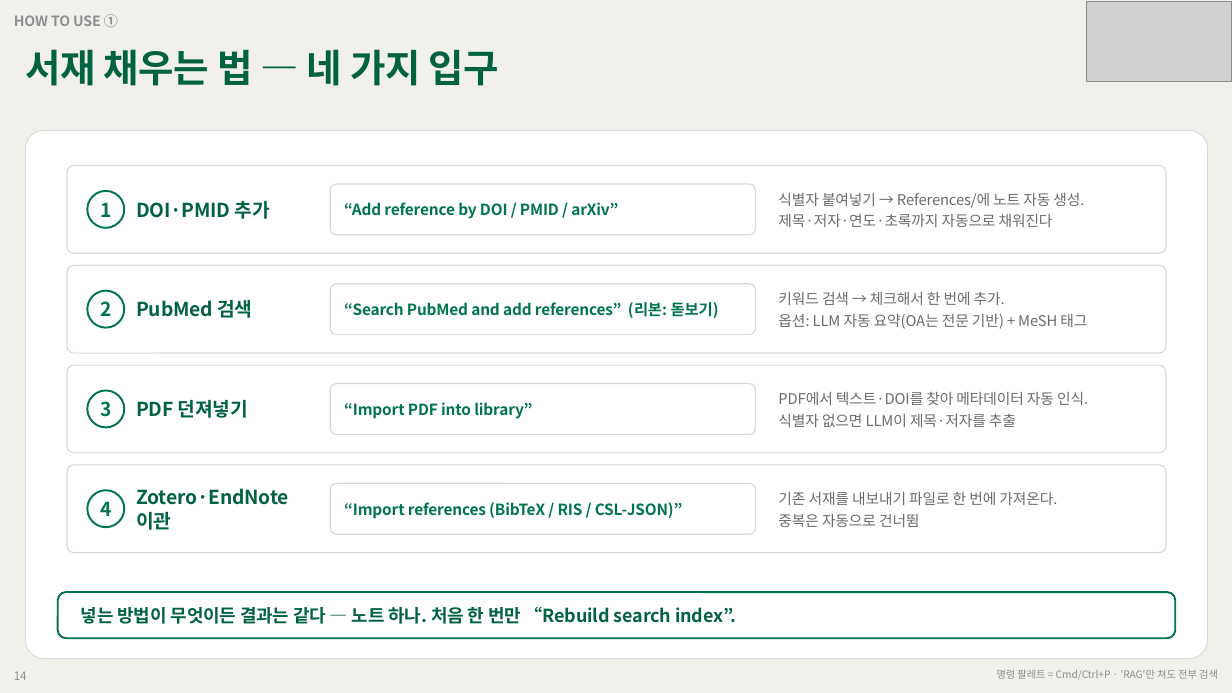
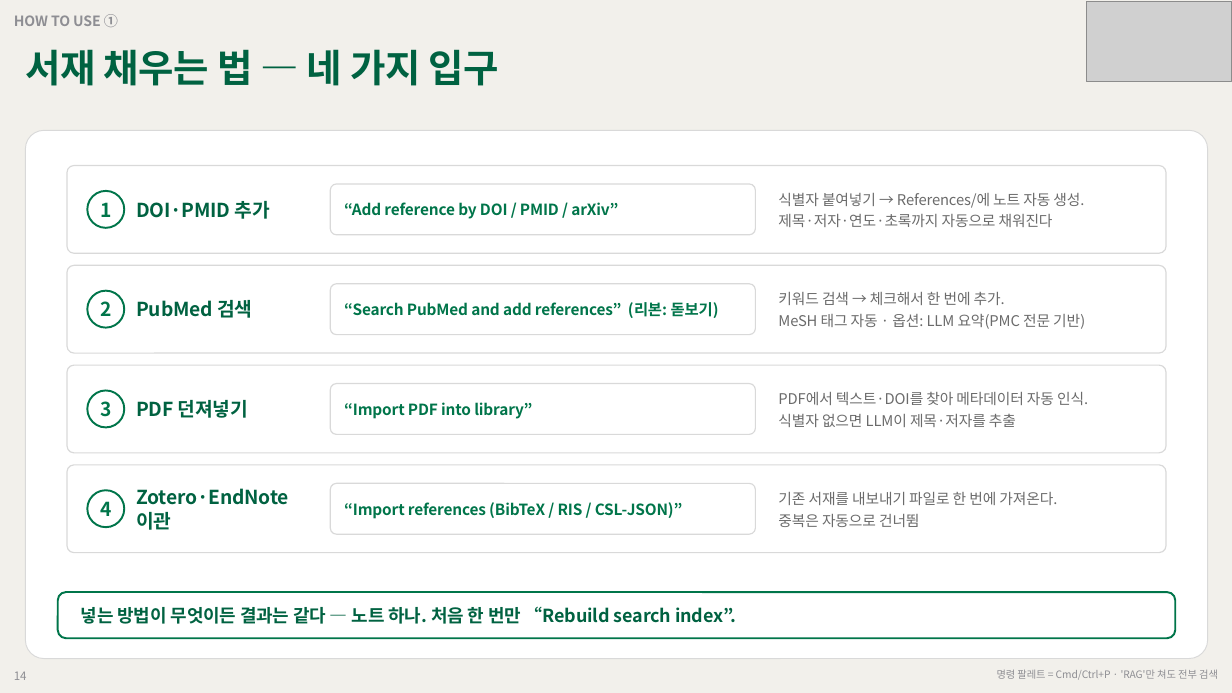
Before and after one commit to grotyx/rag-obsidian, a slide deck: slide 14 of presentation/rag_obsidian_deck.pptx. Drawn at 1232x693 pixels with LibreOffice and Linux fonts; fonts in the diff are those of the drawing; grey boxes stand for pictures. Boxes give left, top, right and bottom in pixels: in the first picture for what was removed or moved away, otherwise in the second. Text is boxed around its words. In the diff, an @@ line names an element or a change of style, - is before the commit and + after.

```diff
--- a/presentation/rag_obsidian_deck.pptx
+++ b/presentation/rag_obsidian_deck.pptx
@@ text at [778, 314, 1085, 329]: text changed @@
-옵션: LLM 자동 요약(OA는 전문 기반) + MeSH 태그
+MeSH 태그 자동 · 옵션: LLM 요약(PMC 전문 기반)
```
Also in this commit, not shown: 4 other slides changed, 4 other files.
